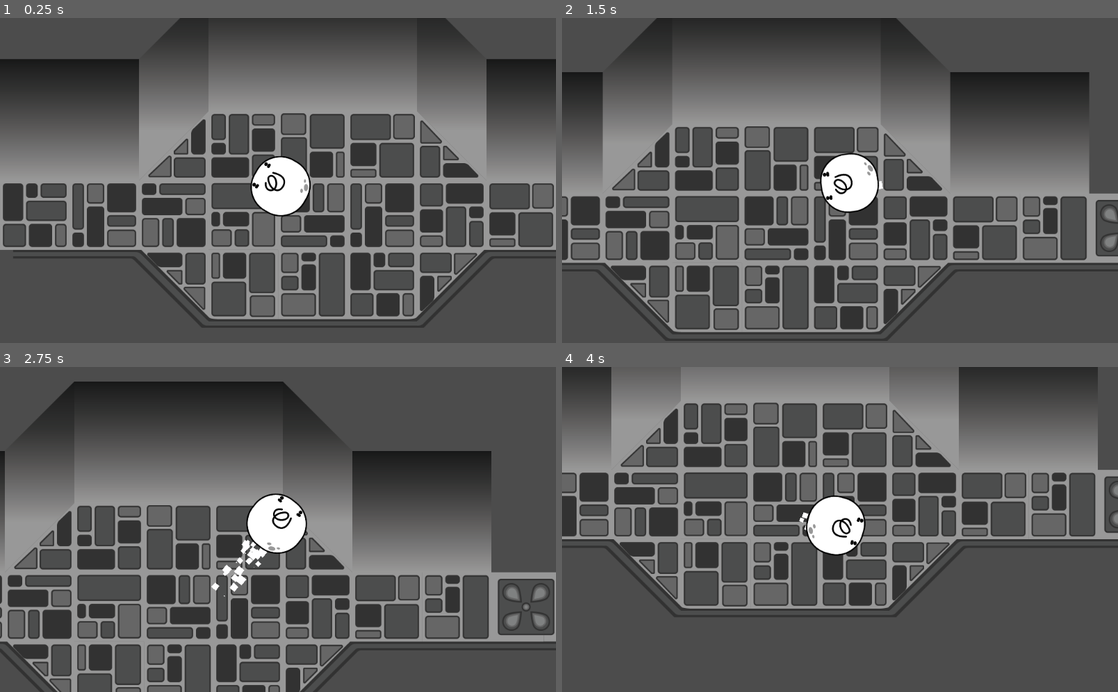
Above: before the commit, frames 1-4 (two rows, left to right).
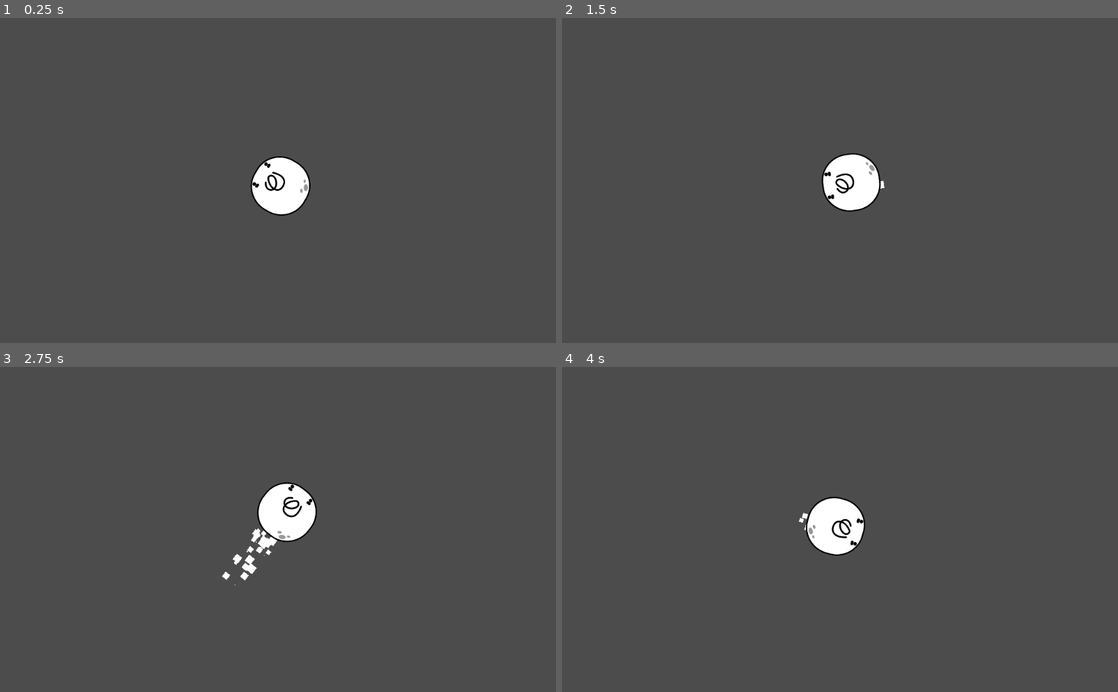
Above: after the commit, the same moments.

Repository: darnest99/Jam1
Game: Godot game, scene res://srs/World/WorldBase.tscn
The game is run twice, just before and just after one commit, with the same random seed, the same clock (stepped at 60 frames per second) and the same inputs. The engine's default icon, where the game draws it, is replaced by a stand-in: a white triangle on a blue panel in a dark square.
Inputs (mouse positions are in pixels of both pictures, inside the frame that each line leads up to):
- Up to frame 1 (0.25 s): no input
- Up to frame 2 (1.5 s): tap Enter at 0.5 s; move the mouse to (962, 164) at 0.52 s; hold W (forward) 0.53-1.28 s; click (962, 164) at 0.6 s; move the mouse to (728, 196) at 1.27 s; click (728, 196) at 1.35 s
- Up to frame 3 (2.75 s): move the mouse to (333, 458) at 2.02 s; hold W (forward) from 2.03 s (still down); click (333, 458) at 2.1 s
- Up to frame 4 (4 s): move the mouse to (812, 594) at 2.77 s; click (812, 594) at 2.85 s; move the mouse to (1006, 578) at 3.52 s; release W (forward) at 3.53 s; click (1006, 578) at 3.6 s

The runs differ from the first frame. In frame 1, 47% of the frame differs, in the area x 0-100%, y 0-96%; in frame 2, 47%, in the area x 0-100%, y 0-100%; in frame 3, 46%; in frame 4, 41%.

Commit message:
dean update 2
fixed bugs added end game and menu and started on enemy persuit

Diff:
--- a/Jam1/project.godot
+++ b/Jam1/project.godot
@@ -10,6 +10,7 @@
 
 _global_script_classes=[  ]
 _global_script_class_icons={
+
 }
 
 [application]
@@ -38,5 +39,4 @@
 
 [rendering]
 
-2d/snapping/use_gpu_pixel_snap=true
 environment/default_environment="res://default_env.tres"
--- a/Jam1/srs/Actors/BlurbBase.gd
+++ b/Jam1/srs/Actors/BlurbBase.gd
@@ -3,7 +3,7 @@
 
 # Declare member variables here. Examples:
 # var a = 2
-# var b = "text"
+var direction
 
 
 # Called when the node enters the scene tree for the first time.
@@ -12,12 +12,15 @@
 
 
 # Called every frame. 'delta' is the elapsed time since the previous frame.
-#func _process(delta):
-#	pass
+func _process(delta):
+	direction = position.direction_to(get_parent().get_child(0).global_position)
+	apply_central_impulse(direction * -10)
 
 
 func _on_Heart_area_entered(area):
-	$Particles2D.emitting = false
-	yield(get_tree().create_timer(1), "timeout")
-	queue_free()
-	print('yep')
+	if area.name == 'CombatArea':
+		$Particles2D.emitting = false
+		yield(get_tree().create_timer(1), "timeout")
+		queue_free()
+		print('yep')
+		print(area.name)
--- a/Jam1/srs/Actors/BlurbBase.tscn
+++ b/Jam1/srs/Actors/BlurbBase.tscn
@@ -1,6 +1,6 @@
 [gd_scene load_steps=7 format=2]
 
-[ext_resource path="res://Assets/icon.png" type="Texture" id=1]
+[ext_resource path="res://Assets/enemyparticle_sphere.png" type="Texture" id=1]
 [ext_resource path="res://srs/Actors/BlurbBase.gd" type="Script" id=2]
 
 [sub_resource type="Shader" id=1]
@@ -26,7 +26,7 @@
 	uint seed = NUMBER + RANDOM_SEED;
 	if (RESTART) {
 		vec3 direction = vec3(rand_from_seed(seed) - 0.5, rand_from_seed(seed) - 0.5, 0);
-		float speed = rand_from_seed(seed) * 500.0;
+		float speed = rand_from_seed(seed) * 300.0;
 		VELOCITY = direction * speed;
 	}
 	else {
@@ -44,32 +44,37 @@
 shader = SubResource( 1 )
 
 [sub_resource type="CircleShape2D" id=3]
-radius = 74.027
+radius = 52.8543
 
 [sub_resource type="CircleShape2D" id=4]
 radius = 100.105
 
-[node name="Blurb" type="RigidBody2D"]
+[node name="BlurbBase" type="Node2D"]
+
+[node name="Blurb" type="RigidBody2D" parent="."]
+collision_layer = 3
+collision_mask = 3
 gravity_scale = 0.0
 script = ExtResource( 2 )
 
-[node name="Particles2D" type="Particles2D" parent="."]
+[node name="Particles2D" type="Particles2D" parent="Blurb"]
 position = Vector2( 2.5199, -6.79962 )
-amount = 200
+amount = 800
 process_material = SubResource( 2 )
 texture = ExtResource( 1 )
 
-[node name="CollisionShape2D" type="CollisionShape2D" parent="."]
+[node name="CollisionShape2D" type="CollisionShape2D" parent="Blurb"]
 shape = SubResource( 3 )
 
-[node name="Heart" type="Area2D" parent="."]
-collision_layer = 17
-collision_mask = 17
+[node name="Heart" type="Area2D" parent="Blurb"]
+collision_layer = 16
+collision_mask = 16
 
-[node name="HeartCollision" type="CollisionShape2D" parent="Heart"]
+[node name="HeartCollision" type="CollisionShape2D" parent="Blurb/Heart"]
 position = Vector2( 0, 1 )
 scale = Vector2( 0.989011, 0.996805 )
 shape = SubResource( 4 )
-[connection signal="body_entered" from="." to="." method="_on_RigidBody2D_body_entered"]
-[connection signal="body_entered" from="." to="." method="_on_Blurb_body_entered"]
-[connection signal="area_entered" from="Heart" to="." method="_on_Heart_area_entered"]
+[connection signal="body_entered" from="Blurb" to="Blurb" method="_on_Blurb_body_entered"]
+[connection signal="body_entered" from="Blurb" to="Blurb" method="_on_RigidBody2D_body_entered"]
+[connection signal="area_entered" from="Blurb/Heart" to="Blurb" method="_on_Heart_area_entered"]
+[connection signal="body_entered" from="Blurb/Heart" to="Blurb" method="_on_Heart_body_entered"]
--- /dev/null
+++ b/Jam1/srs/Actors/PlayerBase.gd
@@ -0,0 +1,15 @@
+extends Node2D
+
+
+var game_over = false
+
+
+# Called when the node enters the scene tree for the first time.
+
+
+
+# Called every frame. 'delta' is the elapsed time since the previous frame.
+func _process(delta):
+	game_over = $KinematicBody2D.game_over
+	if game_over == true:
+		get_tree().change_scene("res://srs/World/Menu.tscn")
--- a/Jam1/srs/Actors/PlayerBase.tscn
+++ b/Jam1/srs/Actors/PlayerBase.tscn
@@ -1,8 +1,9 @@
-[gd_scene load_steps=19 format=2]
+[gd_scene load_steps=21 format=2]
 
 [ext_resource path="res://srs/Actors/PlayerKinematicBody2D.gd" type="Script" id=1]
 [ext_resource path="res://Assets/blobguy_sprite.png" type="Texture" id=2]
-[ext_resource path="res://Assets/icon.png" type="Texture" id=3]
+[ext_resource path="res://Assets/enemyparticle_sphere.png" type="Texture" id=3]
+[ext_resource path="res://srs/Actors/PlayerBase.gd" type="Script" id=4]
 
 [sub_resource type="ParticlesMaterial" id=1]
 emission_shape = 1
@@ -23,42 +24,42 @@
 [sub_resource type="AtlasTexture" id=3]
 flags = 4
 atlas = ExtResource( 2 )
+region = Rect2( 0, 259, 275, 259 )
+
+[sub_resource type="AtlasTexture" id=4]
+flags = 4
+atlas = ExtResource( 2 )
+region = Rect2( 275, 259, 275, 259 )
+
+[sub_resource type="AtlasTexture" id=5]
+flags = 4
+atlas = ExtResource( 2 )
+region = Rect2( 550, 259, 275, 259 )
+
+[sub_resource type="AtlasTexture" id=6]
+flags = 4
+atlas = ExtResource( 2 )
+region = Rect2( 825, 259, 275, 259 )
+
+[sub_resource type="AtlasTexture" id=7]
+flags = 4
+atlas = ExtResource( 2 )
+region = Rect2( 1100, 259, 275, 259 )
+
+[sub_resource type="AtlasTexture" id=8]
+flags = 4
+atlas = ExtResource( 2 )
 region = Rect2( 0, 0, 275, 259 )
 
-[sub_resource type="AtlasTexture" id=4]
+[sub_resource type="AtlasTexture" id=9]
 flags = 4
 atlas = ExtResource( 2 )
 region = Rect2( 275, 0, 275, 259 )
 
-[sub_resource type="AtlasTexture" id=5]
+[sub_resource type="AtlasTexture" id=10]
 flags = 4
 atlas = ExtResource( 2 )
 region = Rect2( 550, 0, 275, 259 )
-
-[sub_resource type="AtlasTexture" id=6]
-flags = 4
-atlas = ExtResource( 2 )
-region = Rect2( 0, 259, 275, 259 )
-
-[sub_resource type="AtlasTexture" id=7]
-flags = 4
-atlas = ExtResource( 2 )
-region = Rect2( 275, 259, 275, 259 )
-
-[sub_resource type="AtlasTexture" id=8]
-flags = 4
-atlas = ExtResource( 2 )
-region = Rect2( 550, 259, 275, 259 )
-
-[sub_resource type="AtlasTexture" id=9]
-flags = 4
-atlas = ExtResource( 2 )
-region = Rect2( 825, 259, 275, 259 )
-
-[sub_resource type="AtlasTexture" id=10]
-flags = 4
-atlas = ExtResource( 2 )
-region = Rect2( 1100, 259, 275, 259 )
 
 [sub_resource type="SpriteFrames" id=11]
 animations = [ {
@@ -67,19 +68,20 @@
 "name": "idle",
 "speed": 5.0
 }, {
-"frames": [ SubResource( 3 ), SubResource( 4 ), SubResource( 5 ) ],
+"frames": [ SubResource( 3 ), SubResource( 4 ), SubResource( 5 ), SubResource( 6 ), SubResource( 7 ) ],
+"loop": true,
+"name": "dash",
+"speed": 5.0
+}, {
+"frames": [ SubResource( 8 ), SubResource( 9 ), SubResource( 10 ) ],
 "loop": true,
 "name": "walk",
 "speed": 5.0
-}, {
-"frames": [ SubResource( 6 ), SubResource( 7 ), SubResource( 8 ), SubResource( 9 ), SubResource( 10 ) ],
-"loop": true,
-"name": "dash",
-"speed": 5.0
 } ]
 
-[sub_resource type="CircleShape2D" id=12]
-radius = 96.6785
+[sub_resource type="CapsuleShape2D" id=17]
+radius = 52.9213
+height = 80.6633
 
 [sub_resource type="RectangleShape2D" id=13]
 extents = Vector2( 18.4446, 73.9124 )
@@ -107,7 +109,7 @@
 	uint seed = NUMBER + RANDOM_SEED;
 	if (RESTART) {
 		vec3 direction = vec3(rand_from_seed(seed) - 0.5, rand_from_seed(seed) - 0.5, 0);
-		float speed = rand_from_seed(seed) * 500.0;
+		float speed = rand_from_seed(seed) * 150.0;
 		VELOCITY = direction * speed;
 	}
 	else {
@@ -124,12 +126,19 @@
 [sub_resource type="ShaderMaterial" id=15]
 shader = SubResource( 14 )
 
+[sub_resource type="CapsuleShape2D" id=16]
+radius = 94.1251
+height = 55.4366
+
 [node name="PlayerBase" type="Node2D"]
+script = ExtResource( 4 )
 
 [node name="KinematicBody2D" type="KinematicBody2D" parent="."]
-collision_layer = 17
-collision_mask = 17
+scale = Vector2( 1, 0.975671 )
+collision_layer = 18
+collision_mask = 18
 script = ExtResource( 1 )
+speed = 300
 
 [node name="Camera2D" type="Camera2D" parent="KinematicBody2D"]
 scale = Vector2( 2.03765, 1.9261 )
@@ -152,32 +161,45 @@
 playing = true
 
 [node name="CollisionShape2D" type="CollisionShape2D" parent="KinematicBody2D"]
-position = Vector2( -20.1815, -11.7725 )
-shape = SubResource( 12 )
+position = Vector2( 29.4313, -10.9316 )
+shape = SubResource( 17 )
 
 [node name="CombatArea" type="Area2D" parent="KinematicBody2D"]
+collision_layer = 16
+collision_mask = 16
 
 [node name="CombatCollision" type="CollisionShape2D" parent="KinematicBody2D/CombatArea"]
-position = Vector2( 60.5444, -8.40892 )
+position = Vector2( 74.8396, -11.7725 )
 shape = SubResource( 13 )
 disabled = true
 
 [node name="Blurbs" type="Node2D" parent="KinematicBody2D"]
 
 [node name="BlurbAttached1" type="Particles2D" parent="KinematicBody2D/Blurbs"]
-position = Vector2( -36.9993, -120.248 )
-emitting = false
+position = Vector2( -32.7948, -88.294 )
+emitting = false
+amount = 200
 process_material = SubResource( 15 )
 texture = ExtResource( 3 )
 
 [node name="BlurbAttached2" type="Particles2D" parent="KinematicBody2D/Blurbs"]
-position = Vector2( 17.6588, 34.4767 )
-emitting = false
+position = Vector2( -71.476, -58.0218 )
+emitting = false
+amount = 200
 process_material = SubResource( 15 )
 texture = ExtResource( 3 )
 
 [node name="BlurbAttached3" type="Particles2D" parent="KinematicBody2D/Blurbs"]
-position = Vector2( -111.839, 10.9316 )
-emitting = false
+position = Vector2( -26.0677, 31.113 )
+emitting = false
+amount = 200
 process_material = SubResource( 15 )
 texture = ExtResource( 3 )
+
+[node name="Heart" type="Area2D" parent="KinematicBody2D"]
+
+[node name="HeartCollision" type="CollisionShape2D" parent="KinematicBody2D/Heart"]
+position = Vector2( -39.522, -11.7725 )
+shape = SubResource( 16 )
+[connection signal="body_entered" from="KinematicBody2D/Heart" to="." method="_on_Heart_body_entered"]
+[connection signal="body_entered" from="KinematicBody2D/Heart" to="KinematicBody2D" method="_on_Heart_body_entered"]
--- a/Jam1/srs/Actors/PlayerKinematicBody2D.gd
+++ b/Jam1/srs/Actors/PlayerKinematicBody2D.gd
@@ -1,10 +1,15 @@
 extends KinematicBody2D
 
-var speed = 200
+export var speed = 200
+export var dash_multiplier = 50
 var velocity = Vector2()
 var collision = null
 var attacking = false
+var blurbs = []
+var game_over = false
 
+func _ready():
+	blurbs = $Blurbs.get_children()
 
 func get_input():
 	# Add these actions in Project Settings -> Input Map.
@@ -23,18 +28,21 @@
 	#The change in velocity only lasts for one frame
 	if Input.is_action_just_pressed("dash_click"):
 		$CombatArea/CombatCollision.disabled = false
+		$Heart/HeartCollision.disabled = true
 		attacking = true
 		#$AnimatedSprite.animation = 'dash'
 		$Particles2D.speed_scale = 10
 		$Particles2D.amount = 30
 		$Particles2D.lifetime = 2
-		velocity = Vector2(speed*70, 0).rotated(rotation)
+		velocity = Vector2(speed*dash_multiplier, 0).rotated(rotation)
 		$AnimatedSprite.play("dash")
 		yield($AnimatedSprite, "animation_finished")
 		$Particles2D.speed_scale = 1
 		$Particles2D.amount = 12
 		velocity = Vector2(speed, 0).rotated(rotation)
 		$CombatArea/CombatCollision.disabled = true
+		yield(get_tree().create_timer(0.1), "timeout")
+		$Heart/HeartCollision.disabled = false
 		attacking = false
 
 		#If you want to add a cooldown
@@ -48,9 +56,21 @@
 	if dir.length() > 5:
 		rotation = dir.angle()
 		velocity = move_and_slide(velocity)
-		for i in get_slide_count():
-			var collision = get_slide_collision(i)
-			print(collision.collider.name)
-			if attacking == false:
-				$Blurbs/BlurbAttached1.emitting = true
+		#for i in get_slide_count():
+			#var collision = get_slide_collision(i)
+			#print(collision.collider.name)
+			#if attacking == false:
+				#$Blurbs/BlurbAttached1.emitting = true
 		#Then make the shaders begin emmiting
+
+var blurb_index = 0
+
+func _on_Heart_body_entered(body):
+	print('glug')
+	blurbs[blurb_index].emitting = true
+	blurb_index += 1
+	if blurb_index == blurbs.size():
+		print(blurb_index)
+		print('game over')
+		game_over = true
+		return game_over
--- /dev/null
+++ b/Jam1/srs/World/Menu.tscn
@@ -0,0 +1,16 @@
+[gd_scene load_steps=2 format=2]
+
+[ext_resource path="res://Assets/icon.png" type="Texture" id=1]
+
+[node name="Control" type="Control"]
+anchor_right = 1.0
+anchor_bottom = 1.0
+__meta__ = {
+"_edit_use_anchors_": false
+}
+
+[node name="TextureRect" type="TextureRect" parent="."]
+margin_right = 40.0
+margin_bottom = 40.0
+rect_scale = Vector2( 15.9801, 9.29798 )
+texture = ExtResource( 1 )
--- a/Jam1/srs/World/WorldBase.tscn
+++ b/Jam1/srs/World/WorldBase.tscn
@@ -3,27 +3,20 @@
 [ext_resource path="res://srs/Actors/PlayerBase.tscn" type="PackedScene" id=1]
 [ext_resource path="res://srs/Actors/BlurbBase.tscn" type="PackedScene" id=2]
 [ext_resource path="res://srs/World/WorldBase.gd" type="Script" id=3]
-[ext_resource path="res://srs/World/dungeonlevel.tres" type="TileSet" id=4]
+
+[sub_resource type="TileSet" id=1]
 
 [node name="WorldBase" type="Node2D"]
 script = ExtResource( 3 )
 mob_scene = ExtResource( 2 )
 
-[node name="TM_wallsfloors" type="TileMap" parent="."]
-tile_set = ExtResource( 4 )
-cell_size = Vector2( 32, 32 )
-format = 1
-tile_data = PoolIntArray( -1376272, 536870919, 0, -1376264, 6, 0, -1441792, 6, 0, -1441784, 6, 0, -1441776, 7, 0, -852000, 6, 0, -851992, 6, 0, -917480, 6, 0, -917472, 6, 0, -458768, -1073741819, 0, -458760, 2, 0, -524288, 0, 0, -524280, -1610612736, 0, -524272, 5, 0, 65504, -1610612734, 0, 65512, -1610612735, 0, 65520, 1610612737, 0, 65528, 3, 0, 0, 1, 0, 8, -1610612735, 0, 16, 1610612738, 0, 24, -1610612736, 0, 32, -1610612733, 0, 40, 1610612740, 0, 589808, 1610612741, 0, 589816, 1610612736, 0, 524288, -1610612733, 0, 524296, -1610612734, 0, 524304, -1610612731, 0 )
-
-[node name="TM_borders" type="TileMap" parent="."]
-tile_set = ExtResource( 4 )
-cell_size = Vector2( 16, 16 )
-format = 1
-tile_data = PoolIntArray( 96, 1073741852, 0, 786524, 1073741845, 0, 1114051, -2147483620, 0, 1114064, -536870884, 0, 1114078, 536870935, 0, 1048606, 536870934, 0, 1048626, -536870884, 0, 1048640, -536870893, 0, 1048655, -536870884, 0, 2162672, -536870893, 0, 2097152, -536870893, 0, 2097168, -536870893, 0 )
-
 [node name="PlayerBase" parent="." instance=ExtResource( 1 )]
 
 [node name="Navigation2D" type="Navigation2D" parent="."]
+
+[node name="TileMap" type="TileMap" parent="Navigation2D"]
+tile_set = SubResource( 1 )
+format = 1
 
 [node name="FPSlabel" type="Label" parent="."]
 margin_left = 901.679
@@ -52,5 +45,4 @@
 
 [node name="pos4" type="Position2D" parent="SpawnPositions"]
 position = Vector2( -193.209, 35.5847 )
-
 [connection signal="timeout" from="MobTimer" to="." method="_on_MobTimer_timeout"]
